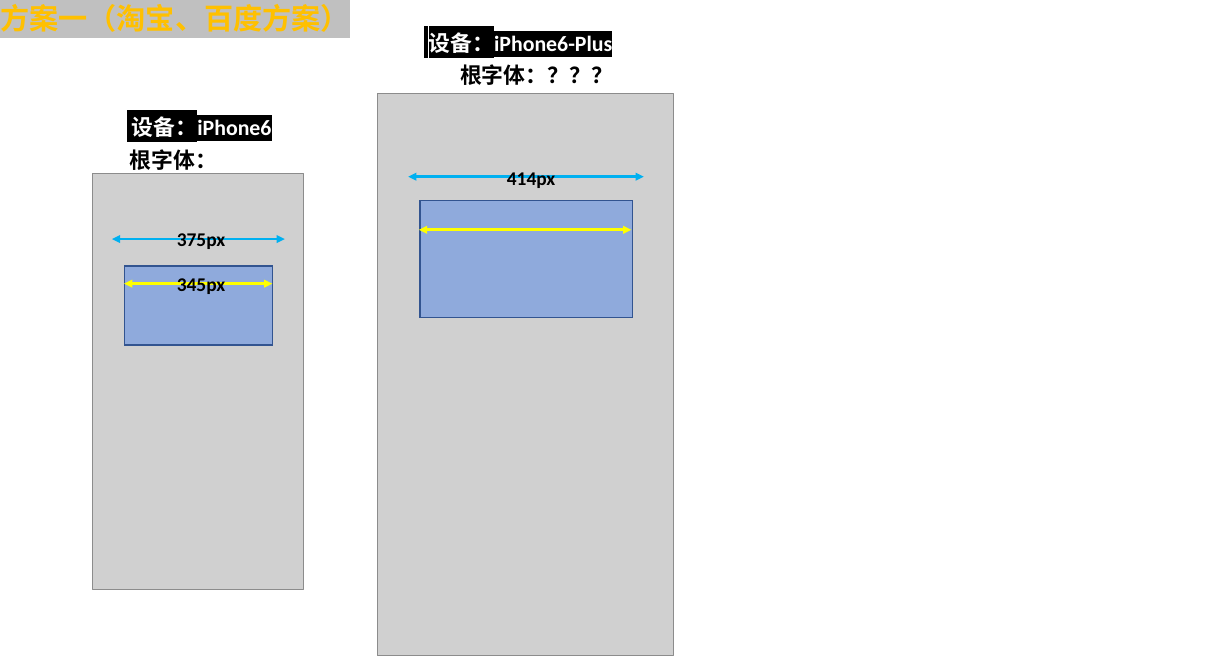
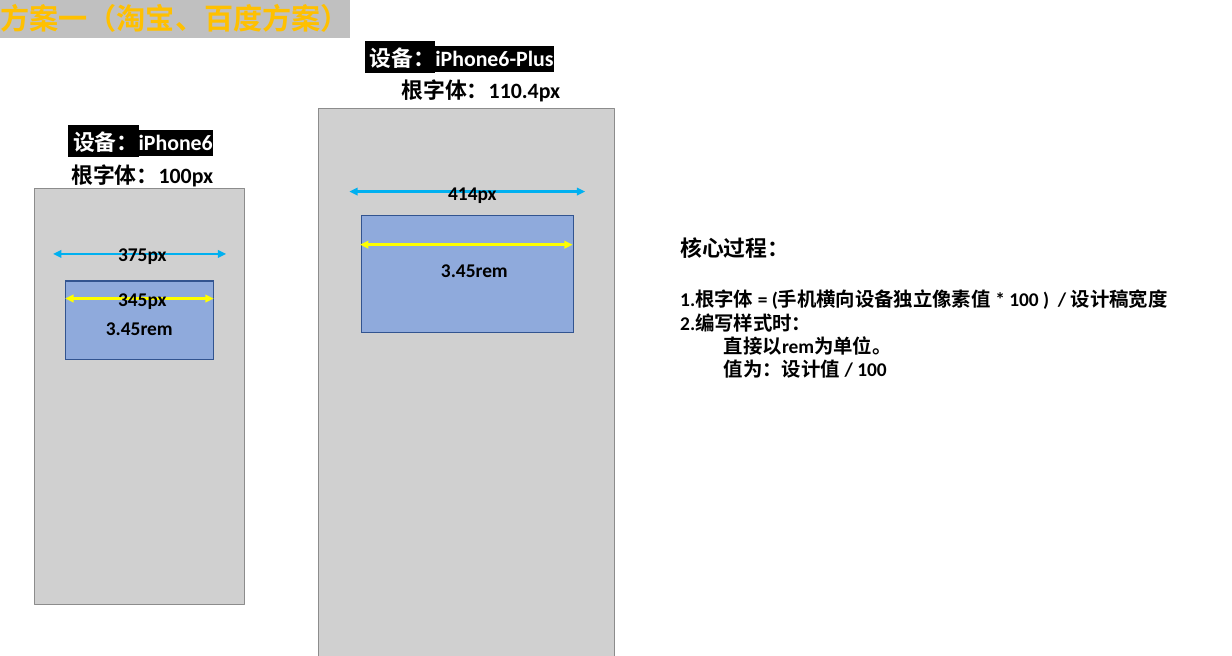
Before and after one commit to tianyucoder/200422_mobile, a slide deck: slide 6 of 演示图/演示与分析.pptx. Drawn at 1232x656 pixels with LibreOffice and Linux fonts; fonts in the diff are those of the drawing; grey boxes stand for pictures. Boxes give left, top, right and bottom in pixels: in the first picture for what was removed or moved away, otherwise in the second. Text is boxed around its words. In the diff, an @@ line names an element or a change of style, - is before the commit and + after.

```diff
--- a/演示图/演示与分析.pptx
+++ b/演示图/演示与分析.pptx
@@ text at box(401, 79, 560, 102): text changed @@
-根字体：？？？
+根字体：110.4px
@@ text at box(71, 164, 213, 189): text changed @@
-根字体：
+根字体：100px
@@ 5 texts, 4 double arrows, 2 pictures, 2 rectangles: place and size @@
-5 texts, 4 double arrows, 2 pictures, 2 rectangles at box(93, 29, 673, 656)
+5 texts, 4 double arrows, 2 pictures, 2 rectangles at box(34, 44, 615, 656)
@@ text added at box(680, 237, 1168, 378), 16 pt, text #000000, bold @@
+核心过程：
+1.根字体 = (手机横向设备独立像素值 * 100 ) / 设计稿宽度
+2.编写样式时：
+直接以rem为单位。
+值为：设计值 / 100
@@ text added at box(441, 264, 508, 277), 16 pt, text #000000, bold @@
+3.45rem
@@ text added at box(106, 322, 173, 335), 16 pt, text #000000, bold @@
+3.45rem
```
Also in this commit, not shown: 1 other slide changed, 1 slide added, 1 slide removed, 2 other files.
